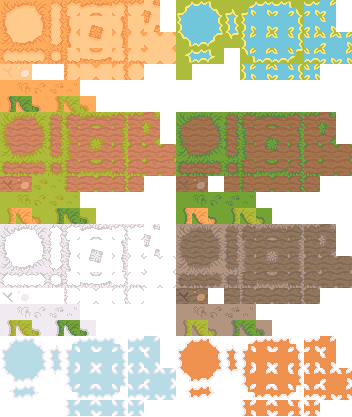
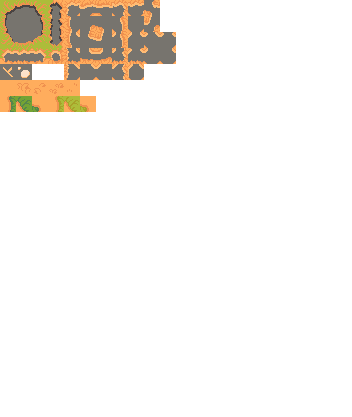
Layer changes from the first 352px x 417px image to the second:
added layer "Calque copié" above "rocks" over [0, 0, 176, 80]
hid "TilesetFloor.png" over [0, 0, 352, 416]
